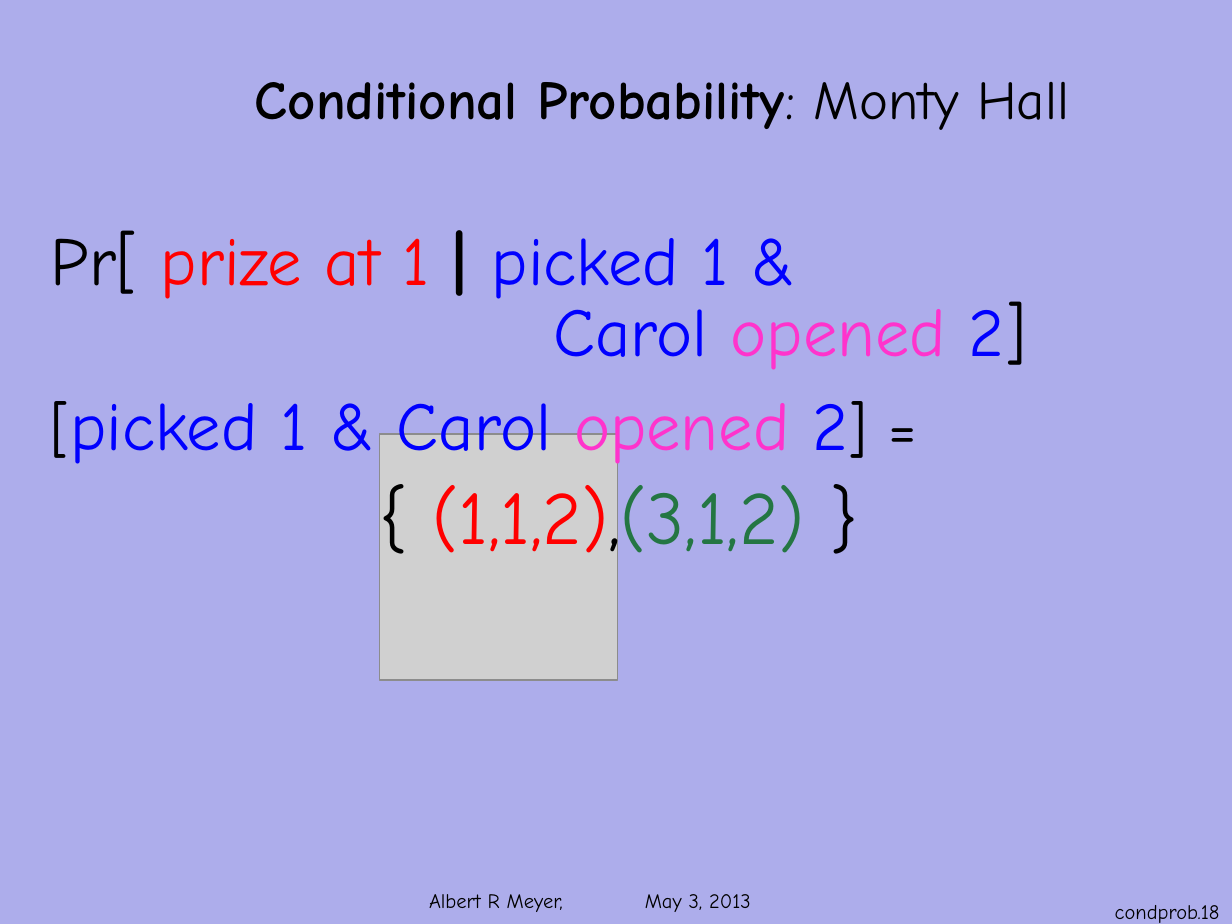
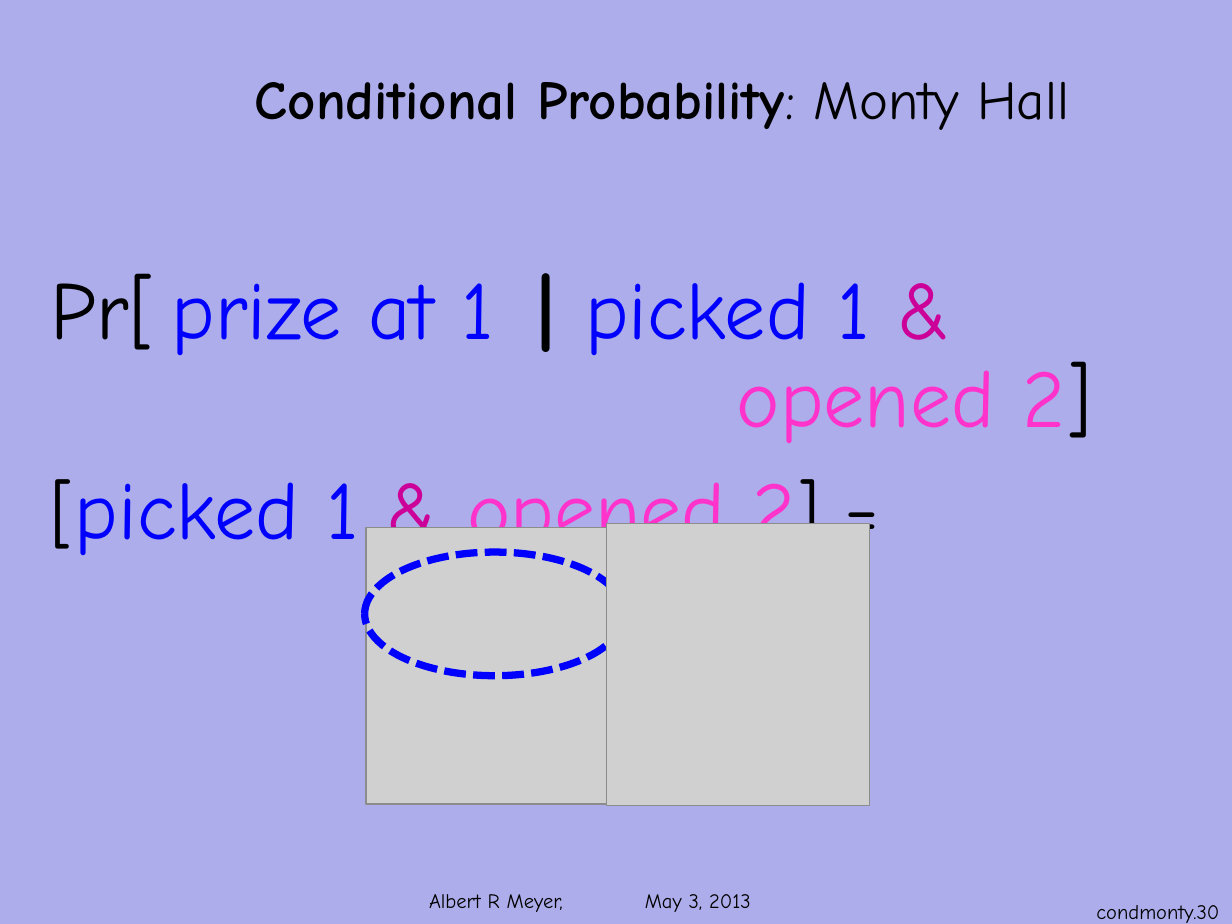
Before and after one commit to armeyer/mcs_web, a slide deck: slide 30 of spring13/slides13/conditional-monty.pptx (slide 18 before the commit). Drawn at 1232x924 pixels with LibreOffice and Linux fonts; fonts in the diff are those of the drawing; grey boxes stand for pictures; background and template pictures are left out. Boxes give left, top, right and bottom in pixels: in the first picture for what was removed or moved away, otherwise in the second. Text is boxed around its words. In the diff, an @@ line names an element or a change of style, - is before the commit and + after.

Commit message:
add cp14m, edit prob-conditional conditional-monty.pptx

```diff
--- a/spring13/slides13/conditional-monty.pptx
+++ b/spring13/slides13/conditional-monty.pptx
@@ text "Pr[ prize at 1 | ..." moved from (x1=51, y1=230, x2=1026, y2=568) to (x1=51, y1=273, x2=1091, y2=660) @@
@@ text at (x1=51, y1=273, x2=870, y2=355): size 40 to 48 pt in "Pr[ prize at 1 | picked 1 ..."; text colour #FF0000 to #0000FF in "prize at 1"; text colour #0000FF to #CC0099 in "&"; more space between paragraphs @@
@@ text at (x1=75, y1=361, x2=1091, y2=565): text changed; size 40 to 48 pt; text colour #0000FF to #FF33CC @@
-Carol opened 2]
-[picked 1 & Carol opened 2] =
+opened 2]
+[picked 1 & opened 2] =
@@ picture removed at (x1=379, y1=434, x2=617, y2=680) @@
@@ picture added at (x1=366, y1=527, x2=633, y2=803) @@
@@ picture added at (x1=606, y1=524, x2=869, y2=806) @@
@@ ellipse added at (x1=365, y1=552, x2=625, y2=675), outline #0000FF 4.25 pt dashed @@
@@ page number at (x1=1096, y1=905, x2=1219, y2=923): text changed @@
-condprob.18
+condmonty.30
```
Also in this commit, not shown: 15 other slides changed, 18 slides added, 1 slide removed, 2 other files.
